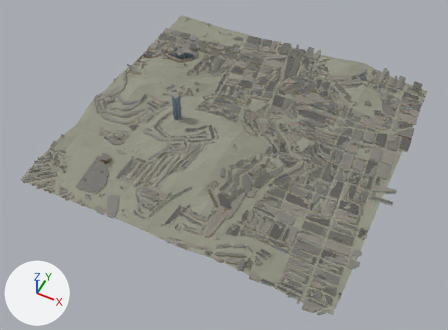
The glTF model public/tiles/sf/f2_3.glb as it was, and as the next commit left it.
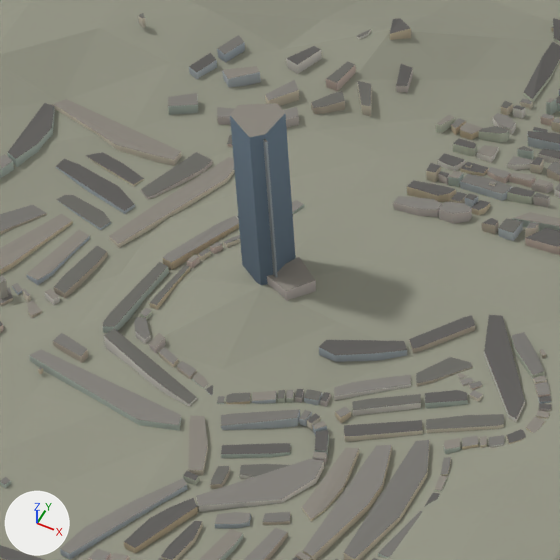
Old and new are each drawn whole from a 50 mm lens placed at (-3253.0, -7545.0, 3737.0), pointed at (-4745.0, -4561.0, 7.0) and again close up on the part from 31% to 49% of the width and 24% to 49% of the height. Lighting does not change. The marker at lower left points along +X, +Y and +Z. The first two pictures are the older version. Where no turn or scale is listed for an object, it has been applied to the vertices. Vertices at exactly the same position are counted once.

The first close-up shows 'far'.
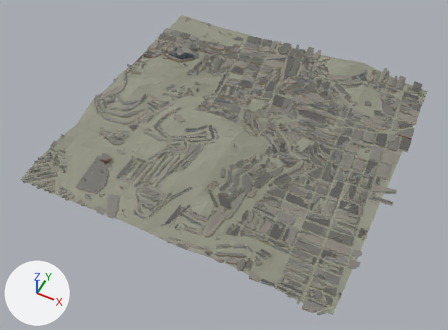
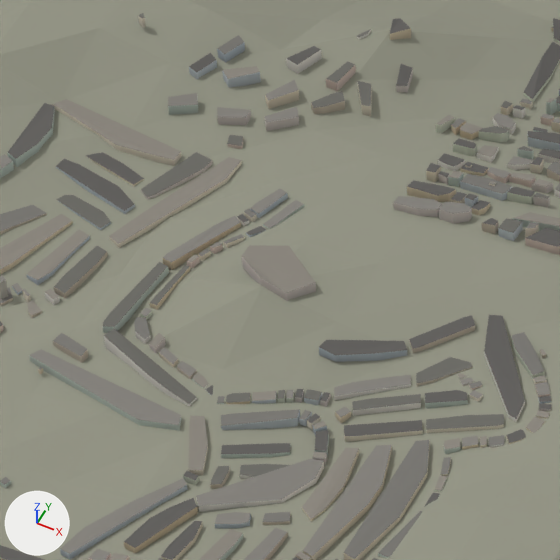
Where the change shows, as pixel boxes (x1, y1, x2, y2) in the close-ups (560 x 560 px):
part 1 of me_far, deleted: before (263, 139, 278, 278)
part 2 of me_far, cut back: before (230, 103, 316, 301); after (242, 245, 316, 301)

The edits, one by one:
me_far is used by ob_far; location (-4750.0, -4250.0, 0.0).
me_far had 19488 vertices, 25838 faces and spanned x -1276.0..1339.0, y -1285.0..1313.0, z 28.0..487.0.
me_far now has 19496 vertices, 25848 faces and spans x -1276.0..1339.0, y -1285.0..1313.0, z 28.0..287.0.
me_far part 1: the loose piece of 8 vertices spanning x -442.0..-434.0, y -243.0..-239.0, z 251.0..480.0 is deleted.
Part 2, on me_far:
15 vertices are removed from x -490.0..-415.0, y -254.0..-186.0, z 251.0..487.0.
25 faces are deleted.
3 vertices in x -474.0..-452.0, y -231.0..-206.0, z 483.0 move by (0.0, 0.0, -225.0).
3 vertices move from x -448.0..-393.0, y -245.0..-199.0, z 247.0..266.0 to x -452.0..-393.0, y -250.0..-186.0, z 247.0..262.0.
7 vertices are added at x -490.0..-415.0, y -254.0..-186.0, z 247.0..267.0.
15 new faces join them.
Other edits to the shape of me_far do not show in these pictures.
